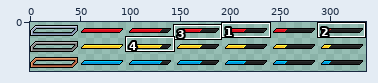
Two versions of one sprite sheet, Tama_Caretaker/Content/loading_bars.png. The first picture is a wide view before the edit; the outline marks the close-up.
Close-up. Earlier state:
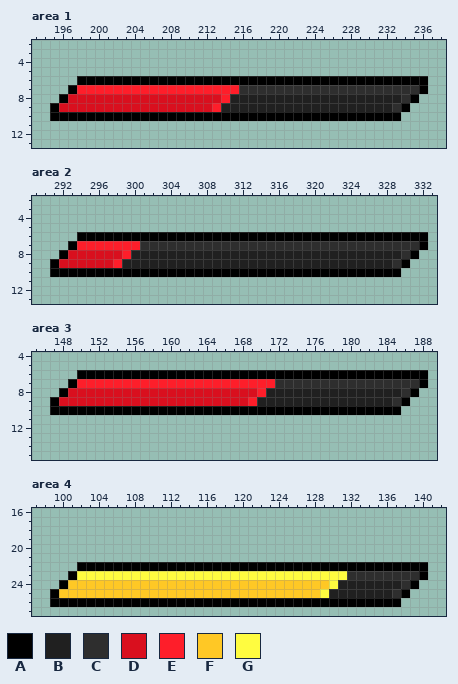
Shown: area 1: x 193..238, y 2..13; area 2: x 289..333, y 2..13; area 3: x 145..189, y 4..15; area 4: x 97..142, y 16..27. The commit also changed other parts of the picture, which this record leaves out.
Palette (. is transparent): A #000000  B #202020  C #2e2e2e  D #d90f1e  E #fe1e2a  F #ffc825  G #fffc40
After:
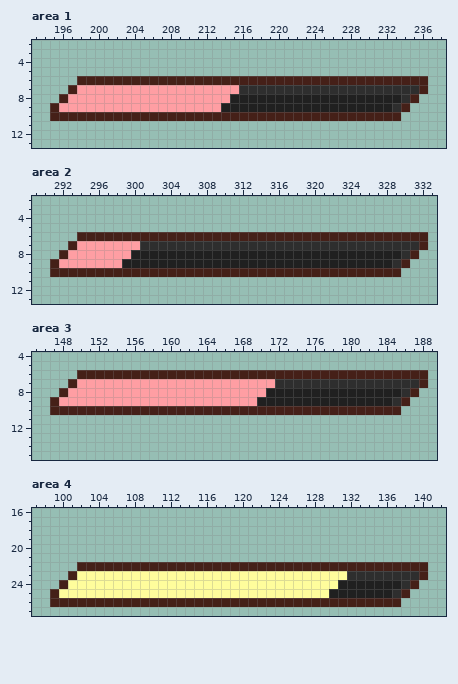
Change:
file 336x49 -> 1680x245 pixels (blocks of 1x1 -> 5x5; one block is one cell here)
@@ palette @@
-A #000000
+A #452018
-D #d90f1e
+D #ff9ea3
-F #ffc825
+F #fffd9c
--- area 1
@@ x 196..217 @@
  6 ..AAAAAAAAAAAAAAAAAAAA
- 7 .AEEEEEEEEEEEEEEEEEECC
- 8 ADDDDDDDDDDDDDDDDDEBBB
- 9 DDDDDDDDDDDDDDDDDEBBBB
+ 7 .ADDDDDDDDDDDDDDDDDDCC
+ 8 ADDDDDDDDDDDDDDDDDDBBB
+ 9 DDDDDDDDDDDDDDDDDDBBBB
 10 AAAAAAAAAAAAAAAAAAAAAA
--- area 2
@@ x 292..302 @@
  6 ..AAAAAAAAA
- 7 .AEEEEEEECC
- 8 ADDDDDDEBBB
- 9 DDDDDDEBBBB
+ 7 .ADDDDDDDCC
+ 8 ADDDDDDDBBB
+ 9 DDDDDDDBBBB
 10 AAAAAAAAAAA
--- area 3
@@ x 148..173 @@
  6 ..AAAAAAAAAAAAAAAAAAAAAAAA
- 7 .AEEEEEEEEEEEEEEEEEEEEEECC
- 8 ADDDDDDDDDDDDDDDDDDDDDEBBB
- 9 DDDDDDDDDDDDDDDDDDDDDEBBBB
+ 7 .ADDDDDDDDDDDDDDDDDDDDDDCC
+ 8 ADDDDDDDDDDDDDDDDDDDDDDBBB
+ 9 DDDDDDDDDDDDDDDDDDDDDDBBBB
 10 AAAAAAAAAAAAAAAAAAAAAAAAAA
--- area 4
@@ x 97..142 @@
 22 .....AAAAAAAAAAAAAAAAAAAAAAAAAAAAAAAAAAAAAAA..
-23 ....AGGGGGGGGGGGGGGGGGGGGGGGGGGGGGGCCCCCCCCA..
-24 ...AFFFFFFFFFFFFFFFFFFFFFFFFFFFFFGBBBBBBBCA...
-25 ..AFFFFFFFFFFFFFFFFFFFFFFFFFFFFFGBBBBBBBCA....
+23 ....AFFFFFFFFFFFFFFFFFFFFFFFFFFFFFFCCCCCCCCA..
+24 ...AFFFFFFFFFFFFFFFFFFFFFFFFFFFFFFBBBBBBBCA...
+25 ..AFFFFFFFFFFFFFFFFFFFFFFFFFFFFFFBBBBBBBCA....
 26 ..AAAAAAAAAAAAAAAAAAAAAAAAAAAAAAAAAAAAAAA.....
Changed places in both close-ups, as pixel boxes (x1, y1, x2, y2):
changed: (50, 76, 428, 121)
changed: (50, 232, 428, 277)
changed: (50, 370, 428, 415)
changed: (50, 562, 428, 607)
